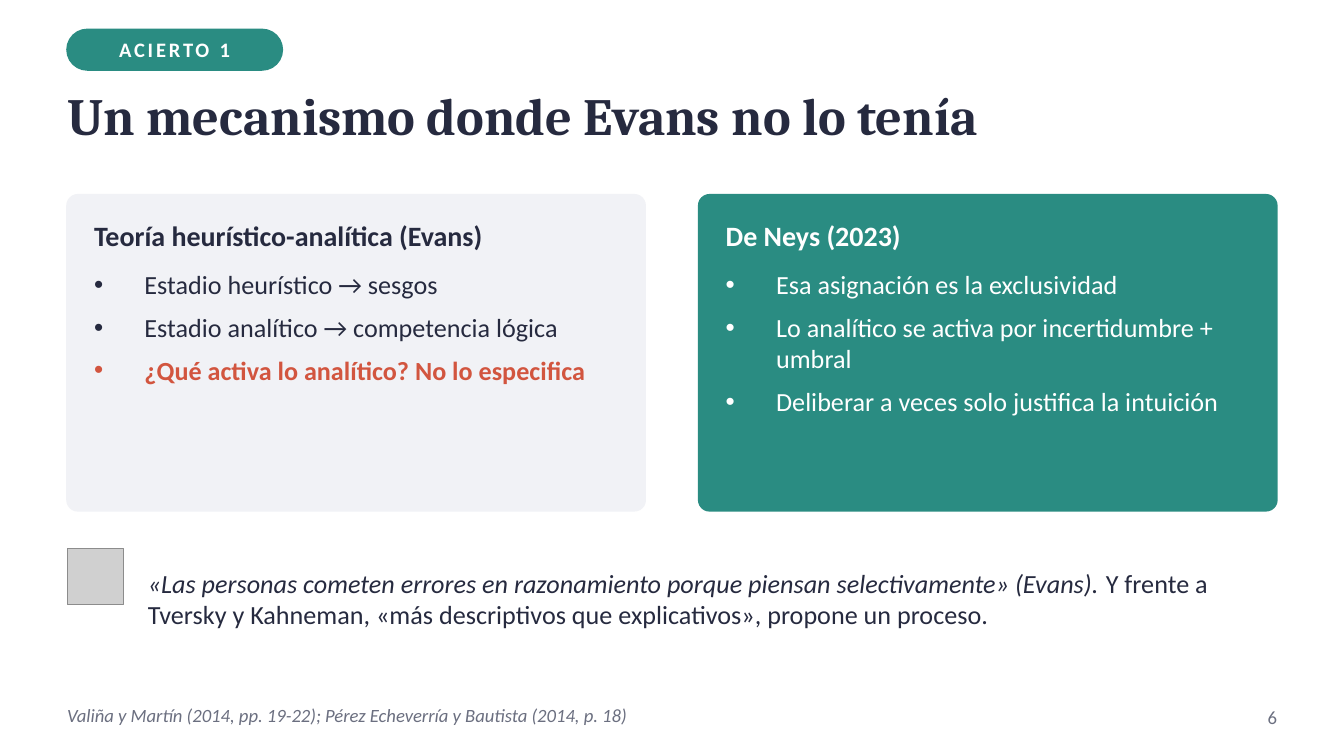
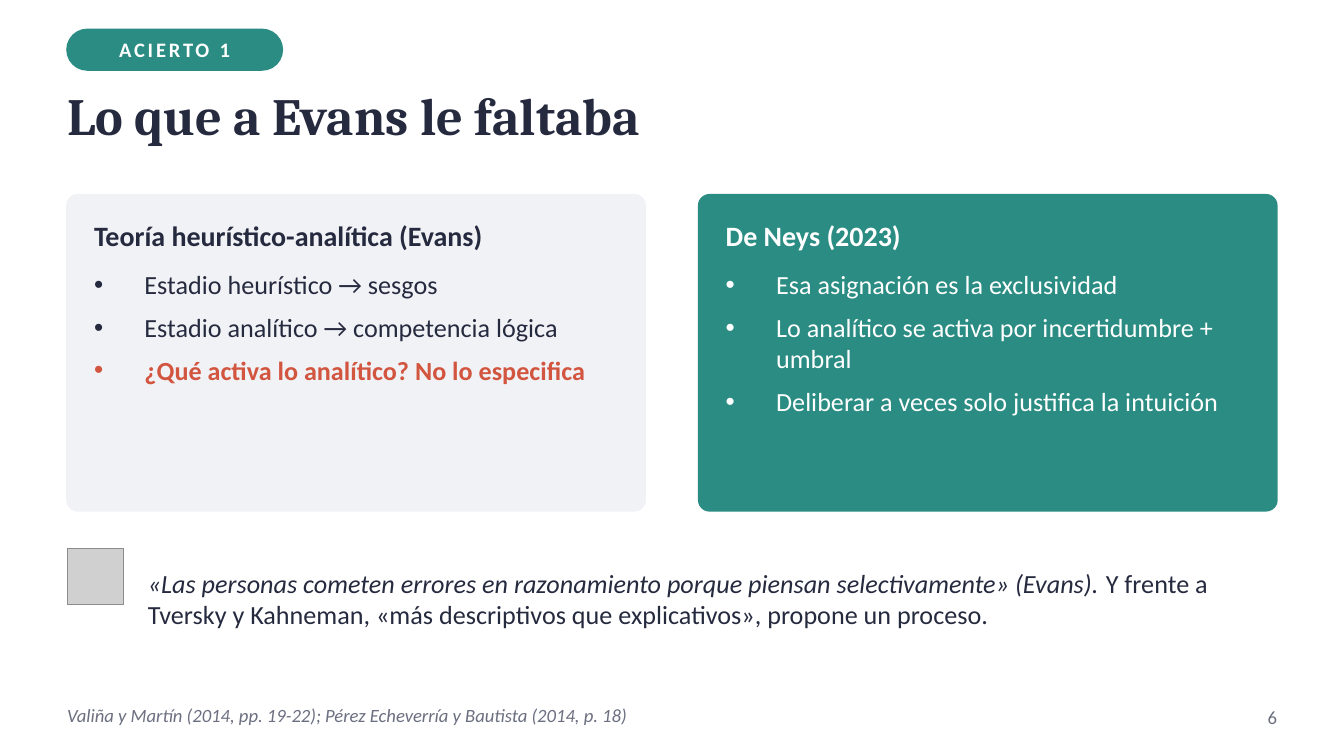
Before and after one commit to Franco4447/psicologia-favaloro, a slide deck: slide 6 of 2do Año/Procesos Básicos III/6_Entregables/U03_PresentacionArticulo_FastAndSlowThinking_Diapositivas.pptx. Drawn at 1344x756 pixels with LibreOffice and Linux fonts; fonts in the diff are those of the drawing; grey boxes stand for pictures. Boxes give left, top, right and bottom in pixels: in the first picture for what was removed or moved away, otherwise in the second. Text is boxed around its words. In the diff, an @@ line names an element or a change of style, - is before the commit and + after.

```diff
--- a/2do Año/Procesos Básicos III/6_Entregables/U03_PresentacionArticulo_FastAndSlowThinking_Diapositivas.pptx
+++ b/2do Año/Procesos Básicos III/6_Entregables/U03_PresentacionArticulo_FastAndSlowThinking_Diapositivas.pptx
@@ title at bbox=[67, 98, 640, 146]: text changed @@
-Un mecanismo donde Evans no lo tenía
+Lo que a Evans le faltaba
```
Also in this commit, not shown: 3 other slides changed, 2 other files.
